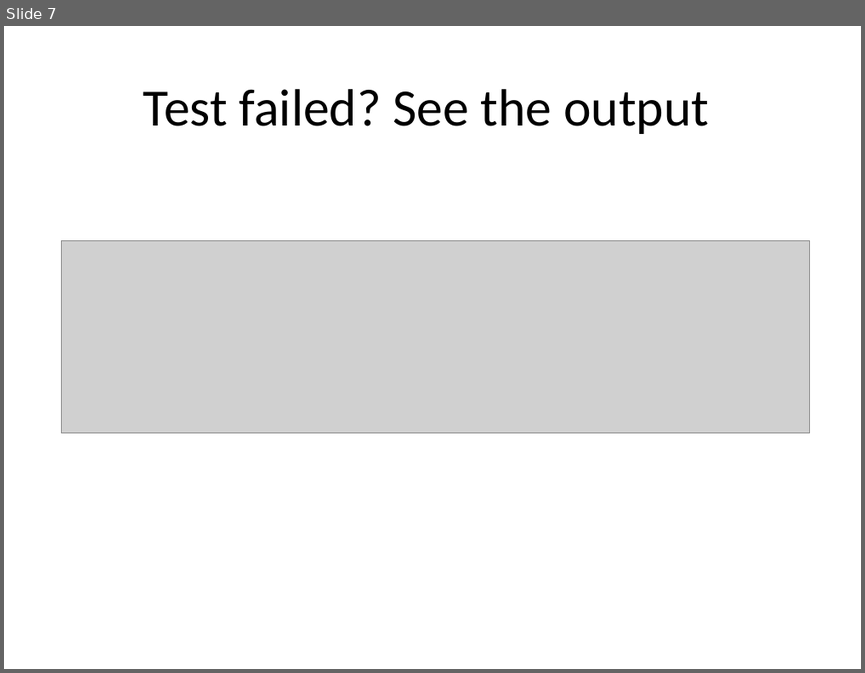
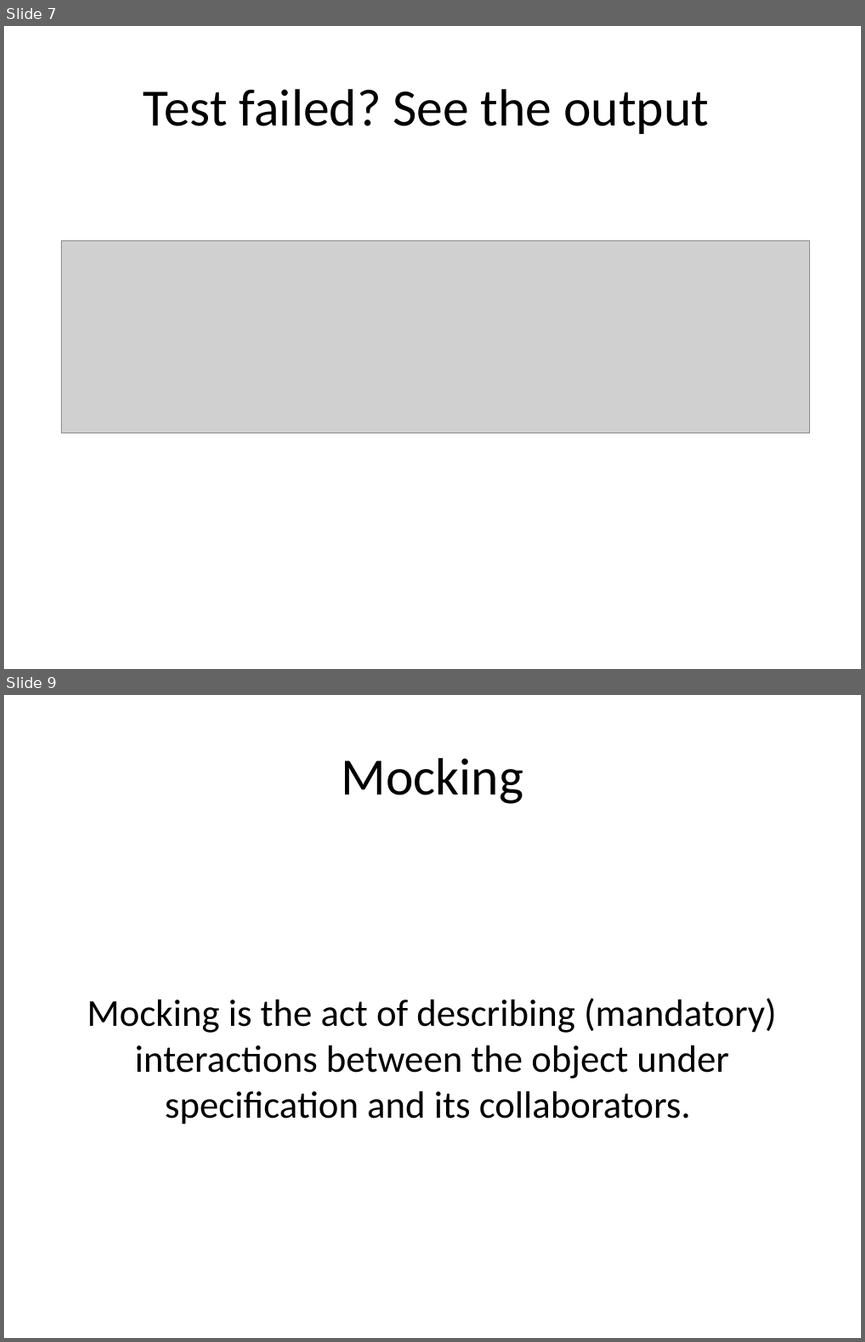
Before and after one commit to tomkasp/spock-presentation, a slide deck: Spock presentation.pptx. Shown one above the other, each under a label of ours: slide 7 before the commit, slides 7 and 9 after it; the slides between them are not shown. The pictures are 865x673 and 865x1342 pixels, drawn with LibreOffice and Linux fonts; fonts in the diff are those of the drawing; grey boxes stand for pictures. Boxes give left, top, right and bottom in pixels: in the first picture for what was removed or moved away, otherwise in the second. Text is boxed around its words. In the diff, an @@ line names an element or a change of style, - is before the commit and + after.

```diff
--- a/Spock presentation.pptx
+++ b/Spock presentation.pptx
@@ slide 9 added at (4, 695, 861, 1338), background #FFFFFF @@
@@ title added at (341, 758, 523, 804), 44 pt, text #000000 @@
+Mocking
@@ text added at (87, 998, 777, 1124), 32 pt, text #000000 @@
+Mocking is the act of describing (mandatory) interactions between the object under specification and its collaborators.
```
Also in this commit, not shown: 1 slide changed, 7 other slides added, 2 other files.
